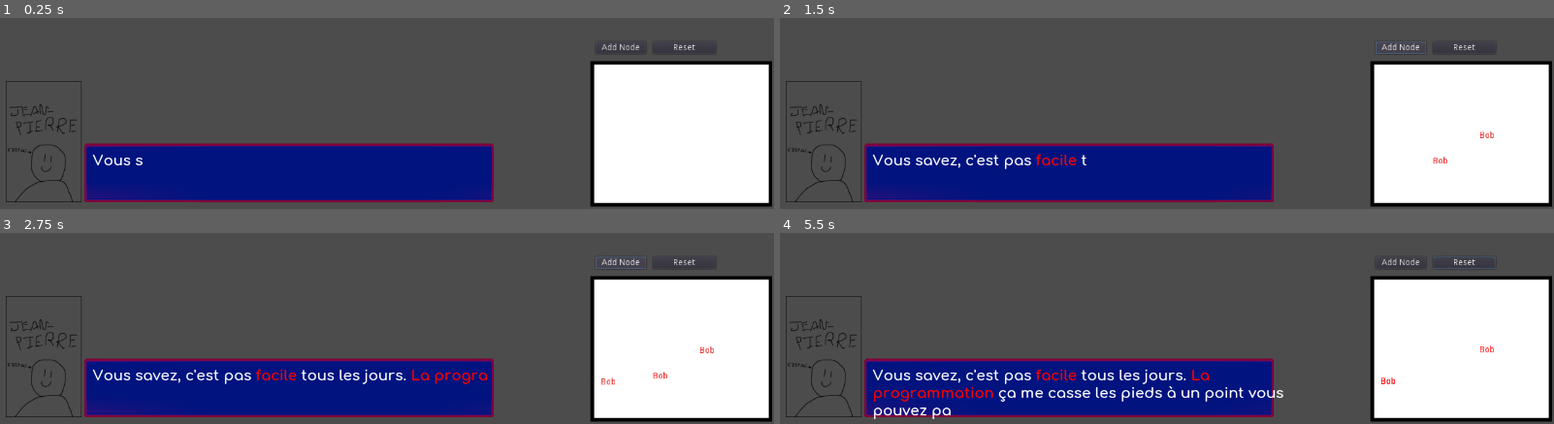
Above: before the commit, frames 1-4 (two rows, left to right).
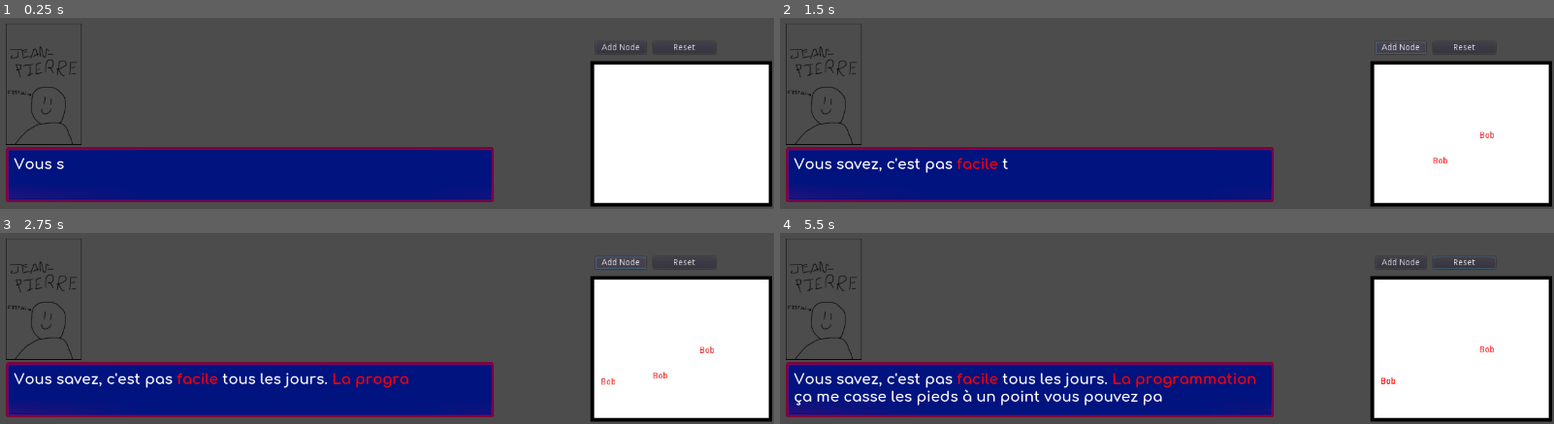
Above: after the commit, the same moments.

Repository: UnderScroll/GMTKGameJam2021
Game: Godot game, scene res://MainScene.tscn
The game is run twice, just before and just after one commit, with the same random seed, the same clock (stepped at 60 frames per second) and the same inputs.
Inputs (mouse positions are in pixels of both pictures, inside the frame that each line leads up to):
- Up to frame 1 (0.25 s): no input
- Up to frame 2 (1.5 s): click "Add Node" at 0.5 s; click "Add Node" at 1.25 s
- Up to frame 3 (2.75 s): click "Add Node" at 2 s
- Up to frame 4 (5.5 s): click "Reset" at 2.75 s; drag from (1437, 376) to (outside the picture) at 3.52 s; drag from (1484, 349) to (1128, 292) at 4.27 s; move the mouse to (1391, 381) at 5.02 s; click (1391, 381) at 5.17 s

The runs differ from the first frame. In frame 1, 5.7% of the frame differs, in the area x 0-64%, y 3-97%; in frame 2, 6.4%; in frame 3, 7.3%; in frame 4, 9.4%, in the area x 0-66%, y 3-98%.

Commit message:
Update Personnage.tscn

Diff:
--- a/Personnage.tscn
+++ b/Personnage.tscn
@@ -20,42 +20,27 @@
 "_edit_use_anchors_": false
 }
 
-[node name="HBoxContainer" type="HBoxContainer" parent="."]
-margin_right = 984.0
-margin_bottom = 560.0
-alignment = 1
-
-[node name="VBoxContainer2" type="VBoxContainer" parent="HBoxContainer"]
-margin_right = 260.0
-margin_bottom = 400.0
-size_flags_stretch_ratio = 0.5
-alignment = 2
-
-[node name="TextureRect" type="TextureRect" parent="HBoxContainer/VBoxContainer2"]
-margin_top = 160.0
-margin_right = 250.0
-margin_bottom = 560.0
-size_flags_horizontal = 3
-texture = ExtResource( 1 )
-stretch_mode = 4
-
-[node name="VBoxContainer" type="VBoxContainer" parent="HBoxContainer"]
-margin_left = 254.0
-margin_right = 984.0
-margin_bottom = 560.0
+[node name="VBoxContainer" type="VBoxContainer" parent="."]
+margin_right = 1240.0
+margin_bottom = 680.0
 size_flags_horizontal = 3
 alignment = 2
 
-[node name="MarginContainer" type="MarginContainer" parent="HBoxContainer/VBoxContainer"]
-margin_right = 730.0
-margin_bottom = 370.0
+[node name="MarginContainer" type="MarginContainer" parent="VBoxContainer"]
+margin_right = 1240.0
+margin_bottom = 450.0
 size_flags_vertical = 3
 size_flags_stretch_ratio = 2.0
 
-[node name="NinePatchRect" type="NinePatchRect" parent="HBoxContainer/VBoxContainer"]
-margin_top = 374.0
-margin_right = 730.0
-margin_bottom = 560.0
+[node name="TextureRect" type="TextureRect" parent="VBoxContainer/MarginContainer"]
+margin_right = 1240.0
+margin_bottom = 450.0
+texture = ExtResource( 1 )
+
+[node name="NinePatchRect" type="NinePatchRect" parent="VBoxContainer"]
+margin_top = 454.0
+margin_right = 1240.0
+margin_bottom = 680.0
 size_flags_horizontal = 3
 size_flags_vertical = 3
 texture = ExtResource( 2 )
@@ -65,11 +50,12 @@
 patch_margin_right = 5
 patch_margin_bottom = 7
 
-[node name="Label" type="RichTextLabel" parent="HBoxContainer/VBoxContainer/NinePatchRect"]
-margin_left = 14.0
+[node name="Label" type="RichTextLabel" parent="VBoxContainer/NinePatchRect"]
+margin_left = 13.0
 margin_top = 14.0
-margin_right = 718.0
-margin_bottom = 198.0
+margin_right = 788.0
+margin_bottom = 214.0
+size_flags_horizontal = 3
 custom_fonts/normal_font = SubResource( 1 )
 bbcode_enabled = true
 meta_underlined = false
@@ -78,7 +64,8 @@
 "_edit_use_anchors_": false
 }
 
-[node name="Timer" type="Timer" parent="HBoxContainer/VBoxContainer/NinePatchRect"]
+[node name="Timer" type="Timer" parent="VBoxContainer/NinePatchRect"]
 wait_time = 0.05
 autostart = true
-[connection signal="timeout" from="HBoxContainer/VBoxContainer/NinePatchRect/Timer" to="HBoxContainer/VBoxContainer/NinePatchRect/Label" method="_on_Timer_timeout"]
+
+[connection signal="timeout" from="VBoxContainer/NinePatchRect/Timer" to="VBoxContainer/NinePatchRect/Label" method="_on_Timer_timeout"]
